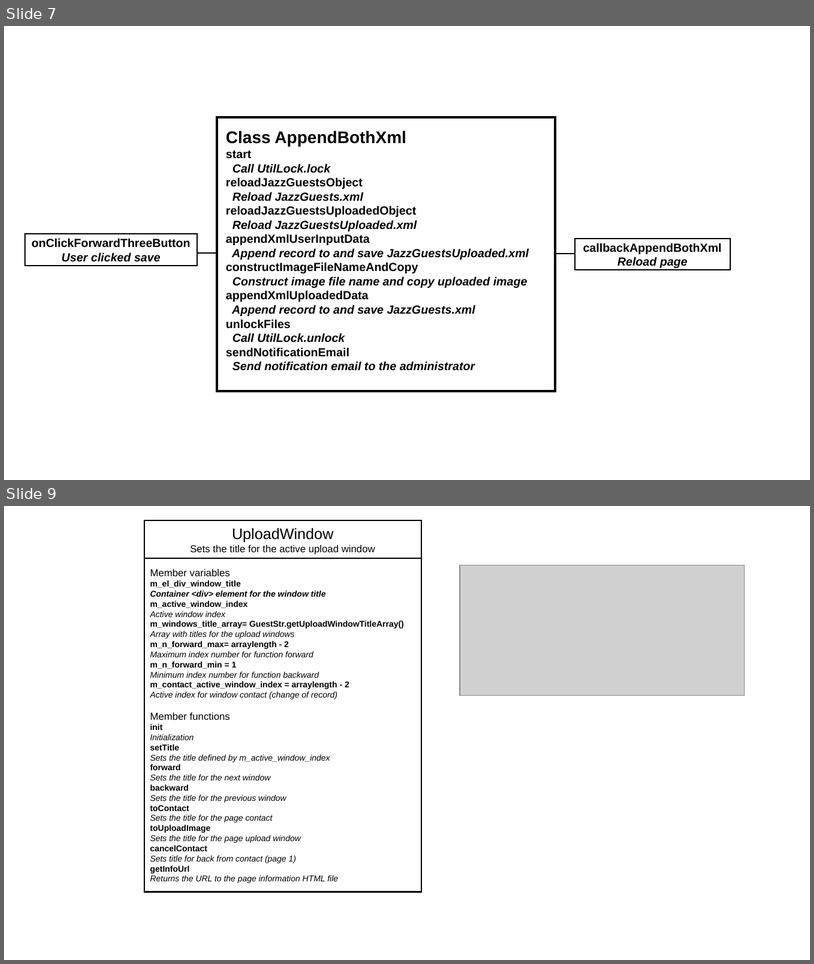
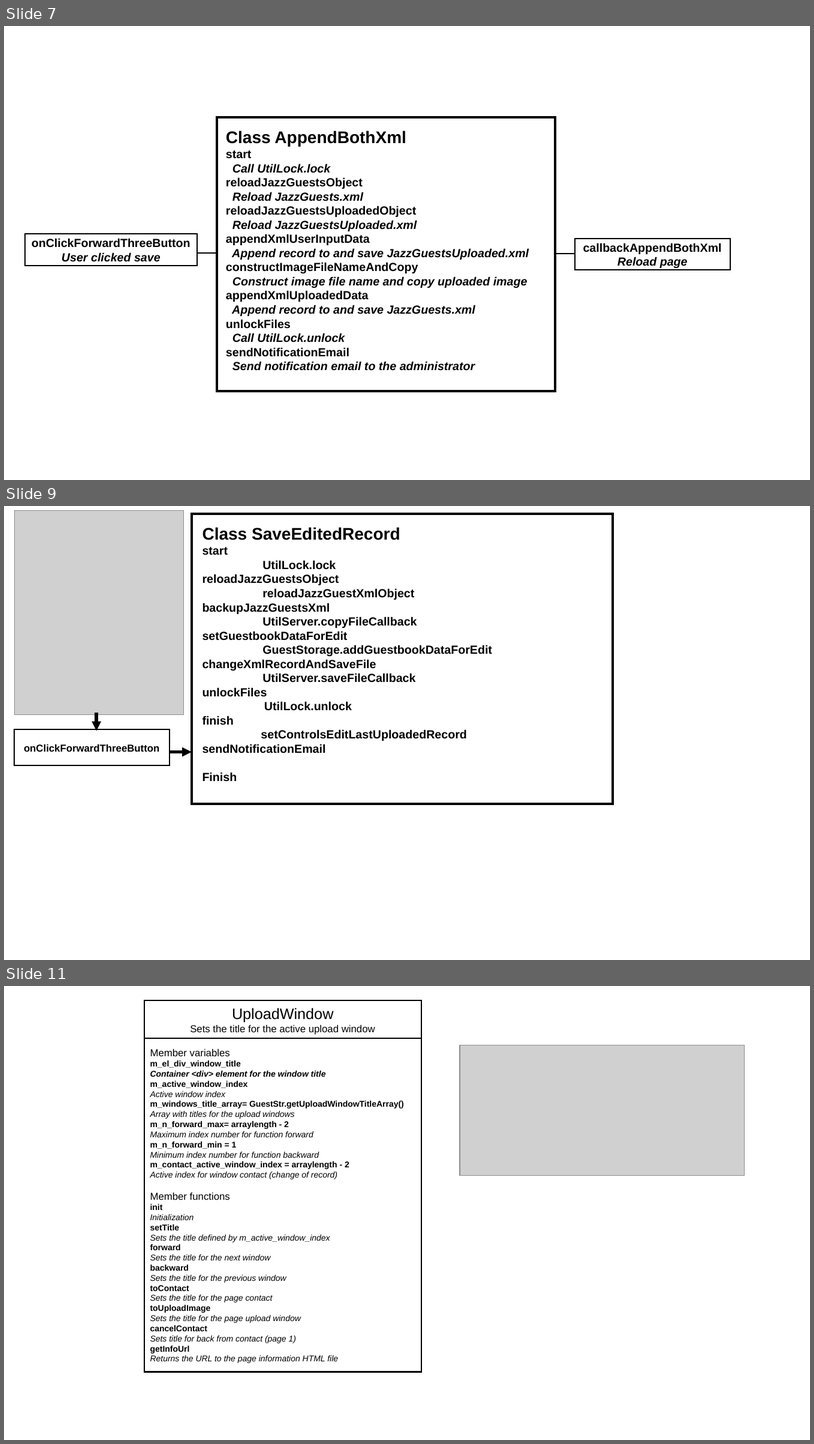
Before and after one commit to JazzLiveAarau/WwwGuestbook, a slide deck: Description/JazzGuestsUpload.pptx. Shown one above the other, each under a label of ours: slides 7 and 9 before the commit, slides 7, 9 and 11 after it; the slides between them are not shown. The pictures are 814x964 and 814x1444 pixels, drawn with LibreOffice and Linux fonts; fonts in the diff are those of the drawing; grey boxes stand for pictures. Boxes give left, top, right and bottom in pixels: in the first picture for what was removed or moved away, otherwise in the second. Text is boxed around its words. In the diff, an @@ line names an element or a change of style, - is before the commit and + after.

```diff
--- a/Description/JazzGuestsUpload.pptx
+++ b/Description/JazzGuestsUpload.pptx
@@ slide 9 added at (x1=4, y1=506, x2=810, y2=960), background #FFFFFF @@
@@ picture added at (x1=14, y1=511, x2=183, y2=715) @@
@@ rectangle added at (x1=192, y1=514, x2=613, y2=804), outline #000000 3 pt @@
@@ text added at (x1=203, y1=547, x2=492, y2=781), 14 pt, text #000000, bold @@
+Class SaveEditedRecord
+start
+UtilLock.lock
+reloadJazzGuestsObject
+reloadJazzGuestXmlObject
+backupJazzGuestsXml
+UtilServer.copyFileCallback
+setGuestbookDataForEdit
+GuestStorage.addGuestbookDataForEdit
+changeXmlRecordAndSaveFile
+UtilServer.saveFileCallback
+unlockFiles
+UtilLock.unlock
+finish
+setControlsEditLastUploadedRecord
+sendNotificationEmail
+Finish
@@ arrow added from (96, 712) to (96, 730), #000000 3.75 pt @@
@@ rectangle added at (x1=14, y1=729, x2=169, y2=766), outline #000000 1.5 pt, 12 pt, text #000000, bold @@
+onClickForwardThreeButton
@@ arrow added from (169, 751) to (192, 751), #000000 3.75 pt @@
@@ what was slide 9 is now slide 11 @@
```
Also in this commit, not shown: 1 slide changed, 1 other slide added, 3 other files.
